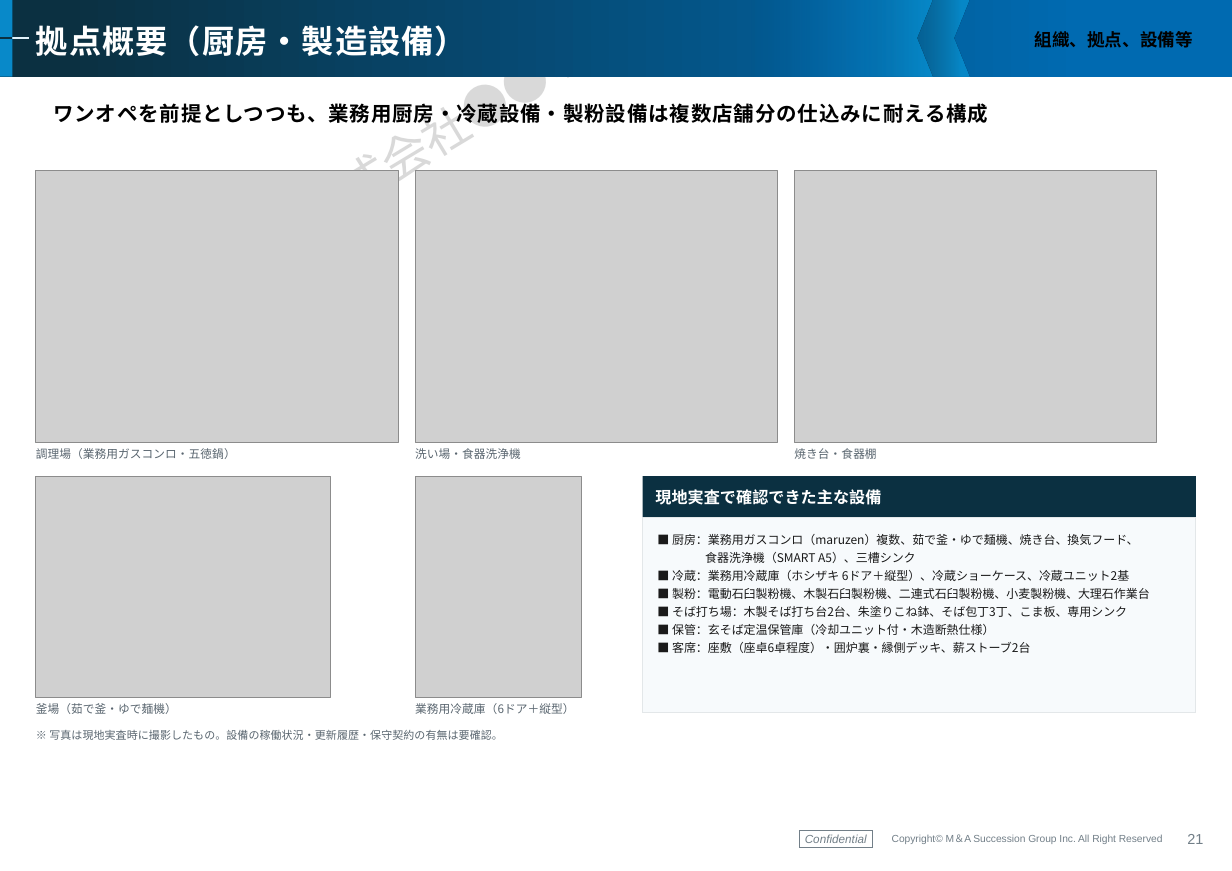
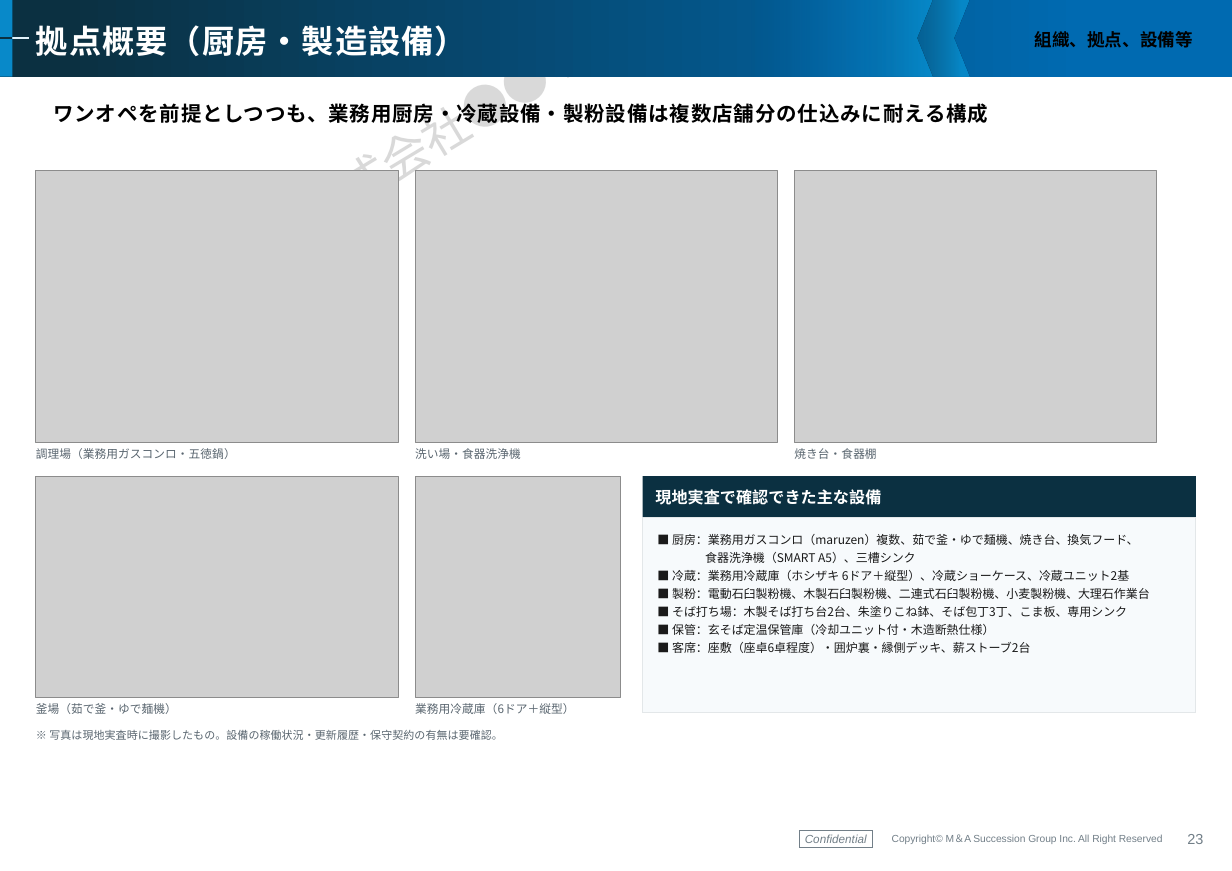
Before and after one commit to keisuketagaito/github-1st, a slide deck: slide 24 of 株式会社慈久庵/【慈久庵】企業概要書_261007.pptx (slide 22 before the commit). Drawn at 1232x871 pixels with LibreOffice and Linux fonts; fonts in the diff are those of the drawing; grey boxes stand for pictures; background and template pictures are left out. Boxes give left, top, right and bottom in pixels: in the first picture for what was removed or moved away, otherwise in the second. Text is boxed around its words. In the diff, an @@ line names an element or a change of style, - is before the commit and + after.

```diff
--- a/株式会社慈久庵/【慈久庵】企業概要書_261007.pptx
+++ b/株式会社慈久庵/【慈久庵】企業概要書_261007.pptx
@@ picture: place and size @@
-picture at box(36, 476, 331, 698)
+picture at box(36, 476, 398, 698)
@@ picture: place and size @@
-picture at box(415, 476, 581, 698)
+picture at box(415, 476, 621, 698)
@@ page number at box(1187, 834, 1203, 844): text changed @@
-21
+23
```
Also in this commit, not shown: 3 other slides changed, 4 slides added, 5 other files.
